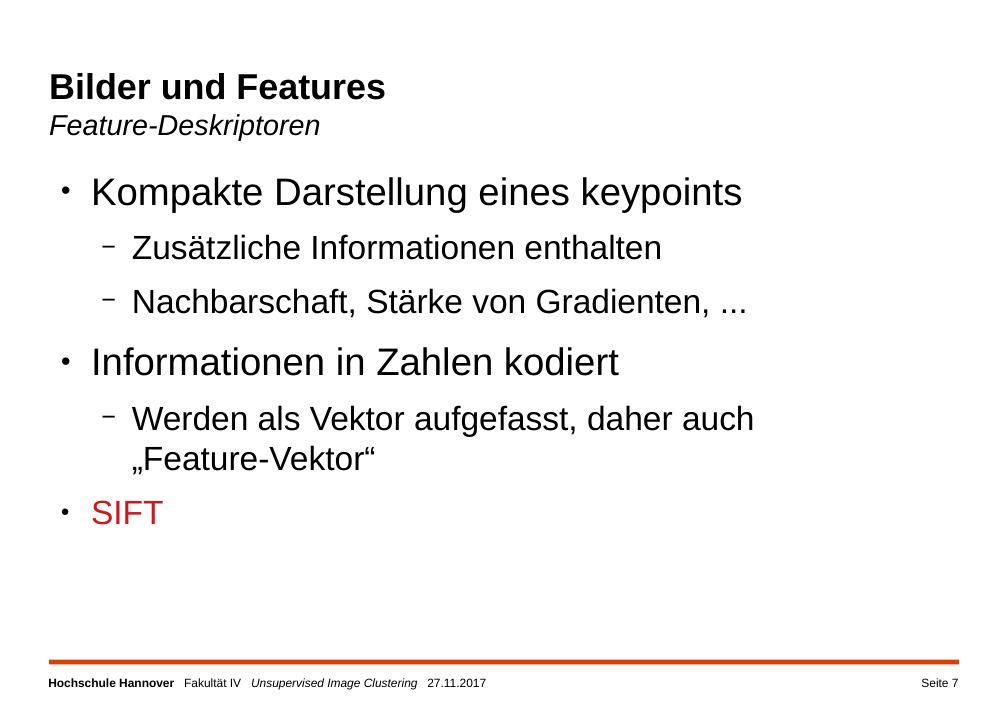
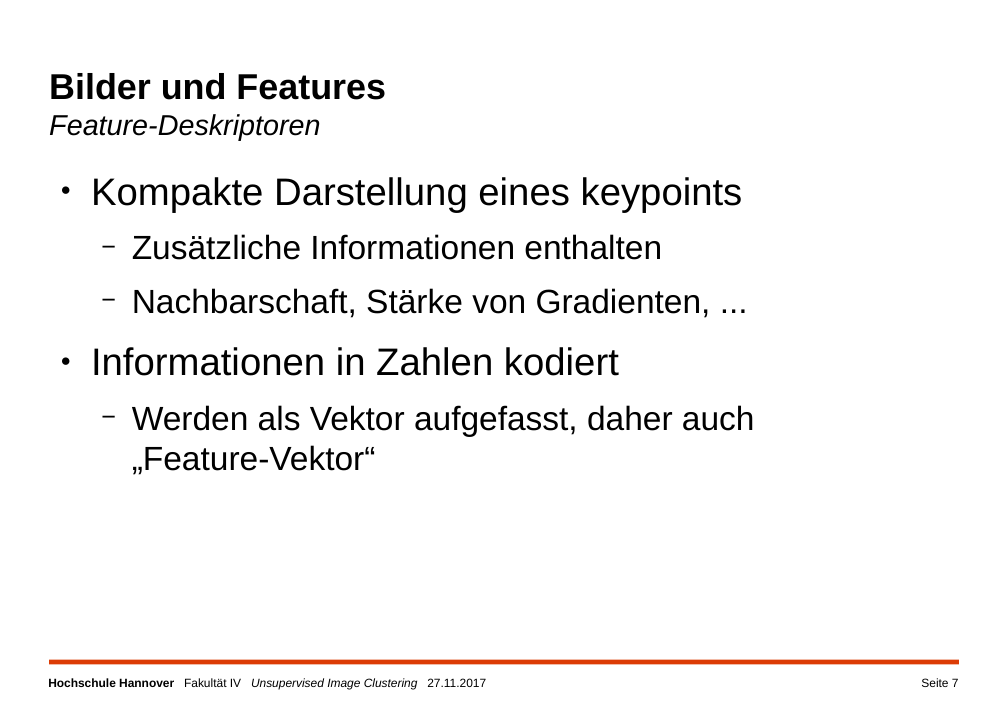
Before and after one commit to a-cl/ma-thesis, a slide deck: slide 7 of kolloquim.pptx. Drawn at 1008x713 pixels with LibreOffice and Linux fonts; fonts in the diff are those of the drawing; background and template pictures are left out. Boxes give left, top, right and bottom in pixels: in the first picture for what was removed or moved away, otherwise in the second. Text is boxed around its words. In the diff, an @@ line names an element or a change of style, - is before the commit and + after.

Commit message:
Wording / TODOs überarbeitet.

```diff
--- a/kolloquim.pptx
+++ b/kolloquim.pptx
@@ text at (91,500,163,525): paragraph removed @@
-● SIFT
```
Also in this commit, not shown: 7 other slides changed, 2 slides added.
